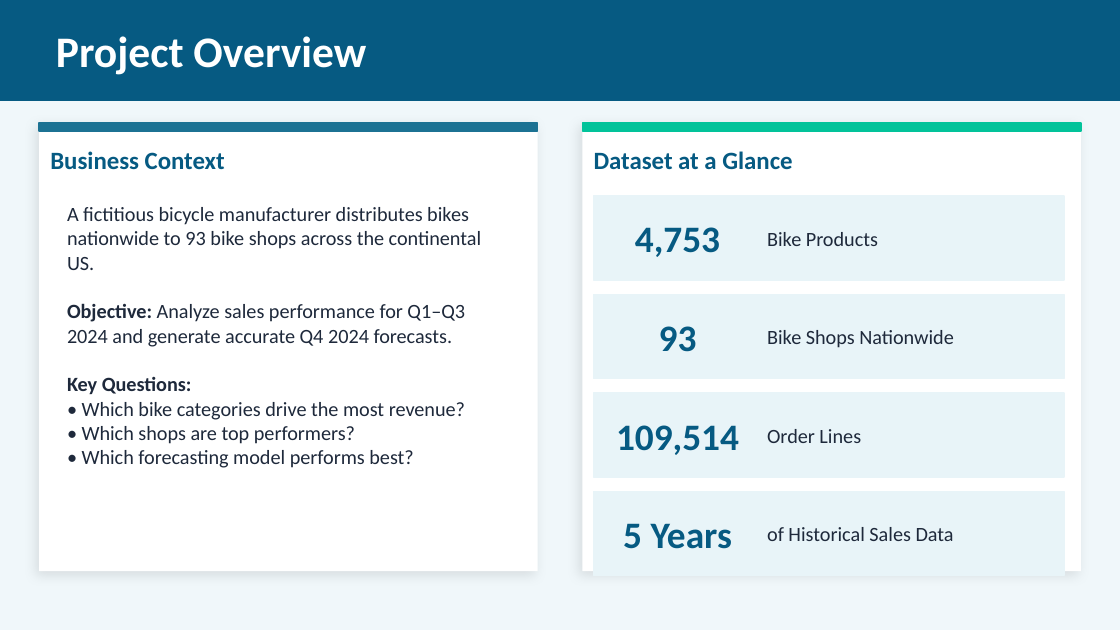
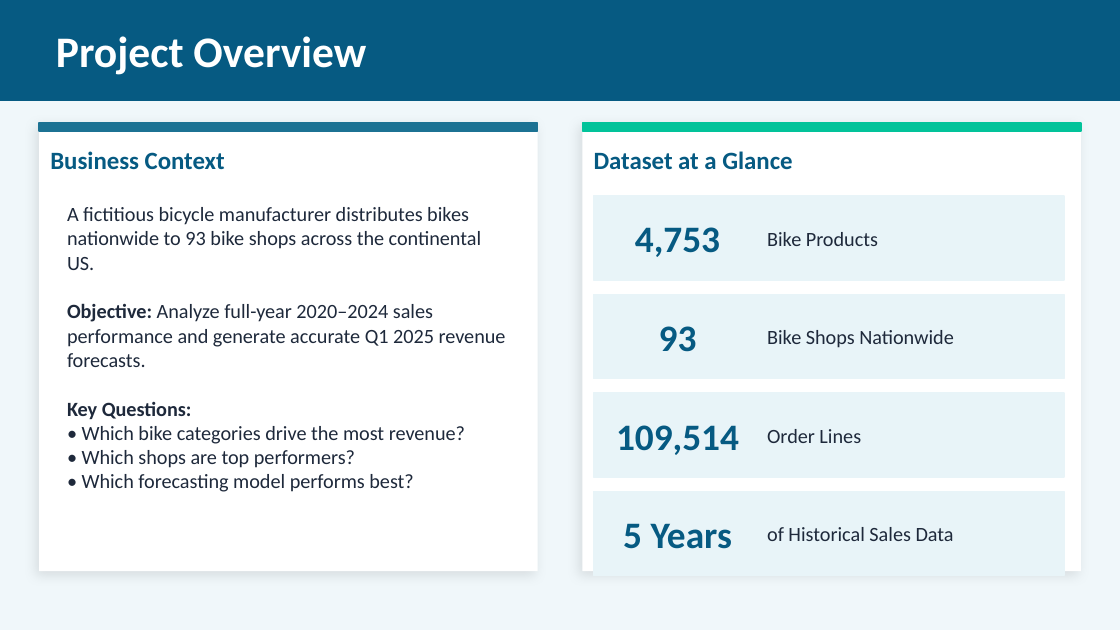
Before and after one commit to EllaN12/Ella_Portfolio, a slide deck: slide 2 of Bikes_Sales_Forecast_Presentation.pptx. Drawn at 1120x630 pixels with LibreOffice and Linux fonts; fonts in the diff are those of the drawing. Boxes give left, top, right and bottom in pixels: in the first picture for what was removed or moved away, otherwise in the second. Text is boxed around its words. In the diff, an @@ line names an element or a change of style, - is before the commit and + after.

```diff
--- a/Bikes_Sales_Forecast_Presentation.pptx
+++ b/Bikes_Sales_Forecast_Presentation.pptx
@@ text at <box>67,207,506,492</box>: text changed @@
-A fictitious bicycle manufacturer distributes bikes nationwide to 93 bike shops across the continental US.
-Objective: Analyze sales performance for Q1–Q3 2024 and generate accurate Q4 2024 forecasts.
-Key Questions:
-• Which bike categories drive the most revenue?
-• Which shops are top performers?
-• Which forecasting model performs best?
+A fictitious bicycle manufacturer distributes bikes nationwide to 93 bike shops across the continental US.
+Objective: Analyze full-year 2020–2024 sales performance and generate accurate Q1 2025 revenue forecasts.
+Key Questions:
+• Which bike categories drive the most revenue?
+• Which shops are top performers?
+• Which forecasting model performs best?
```
Also in this commit, not shown: 8 other slides changed, 5 other files.
